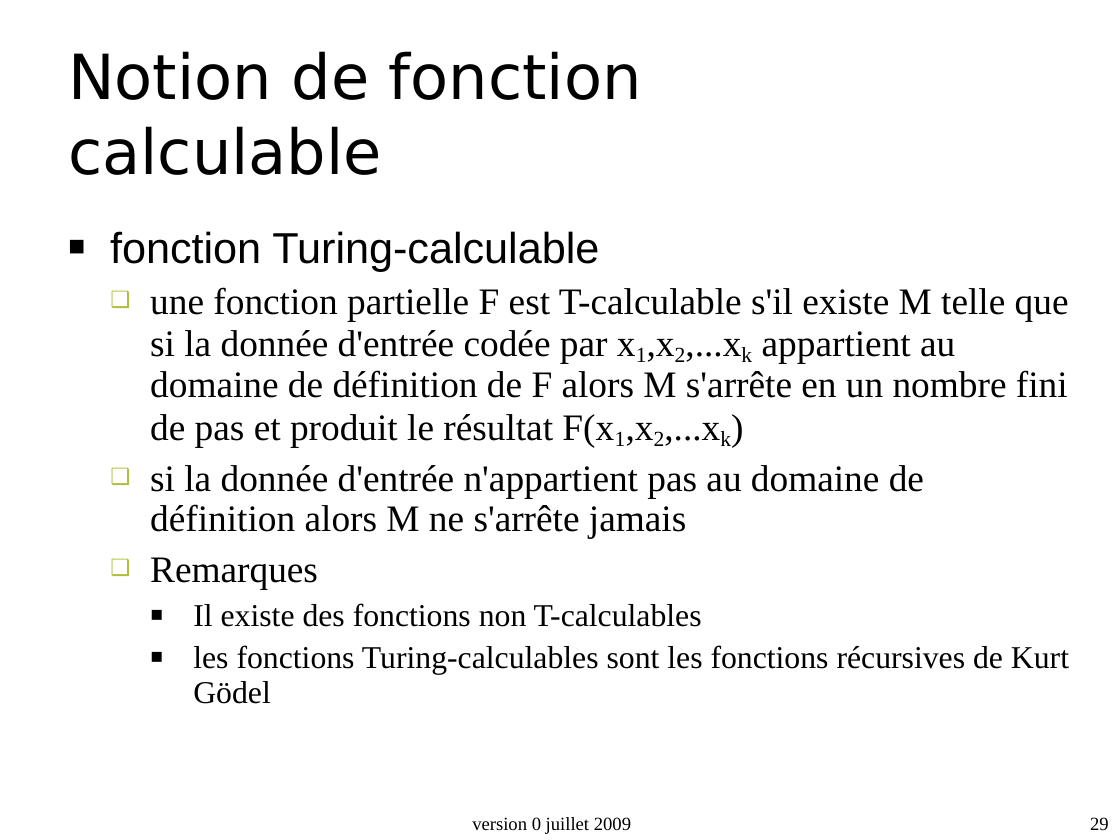
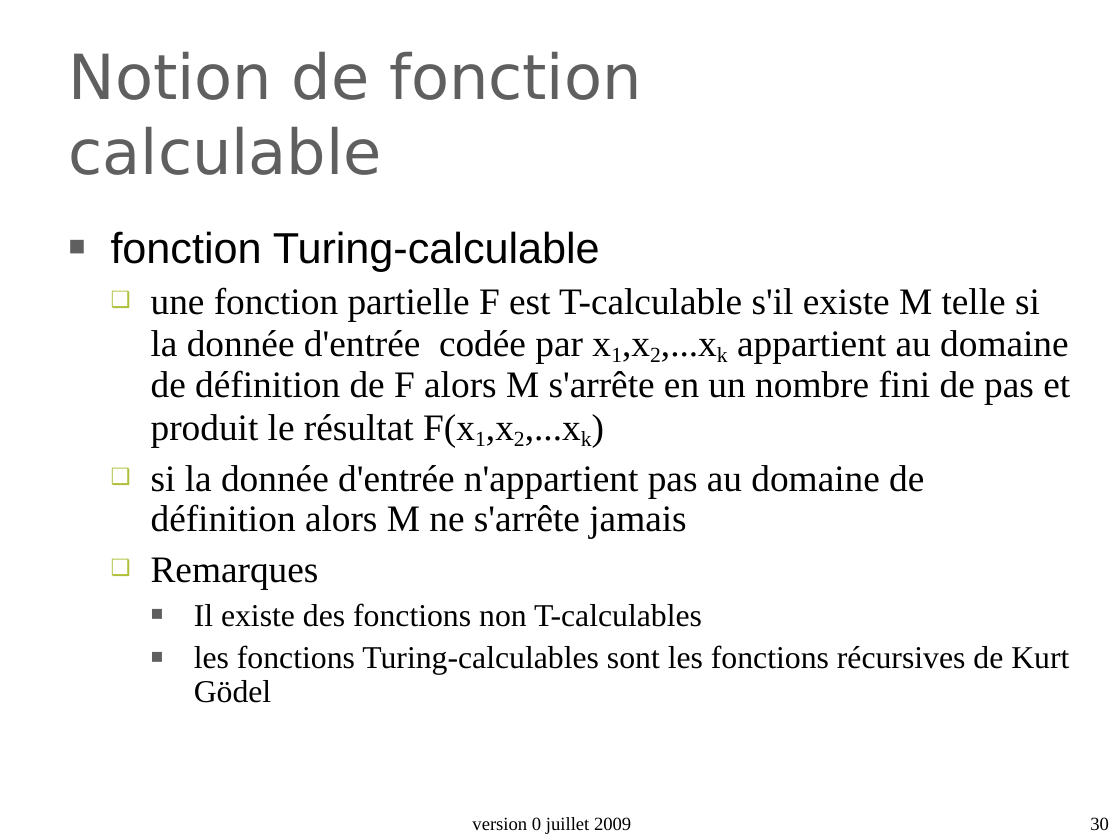
Before and after one commit to duanegris/texts, a slide deck: slide 30 of isi1/slides/2_architecture_machine.ppt (slide 29 before the commit). Drawn at 1120x840 pixels with LibreOffice and Linux fonts; fonts in the diff are those of the drawing; background and template pictures are left out. Boxes give left, top, right and bottom in pixels: in the first picture for what was removed or moved away, otherwise in the second. Text is boxed around its words. In the diff, an @@ line names an element or a change of style, - is before the commit and + after.

Commit message:
+ 2 slides logique/karnaugh

```diff
--- a/isi1/slides/2_architecture_machine.ppt
+++ b/isi1/slides/2_architecture_machine.ppt
@@ title "Notion de fonction calculable" at (x1=69, y1=51, x2=641, y2=175): text colour #000000 to #5F5F5F @@
@@ text at (x1=111, y1=231, x2=1069, y2=703): indent changed; bullet colour #000000 to #5F5F5F @@
@@ text at (x1=151, y1=287, x2=1070, y2=447): text changed @@
-  ❑ une fonction partielle F est T-calculable s'il existe M telle que si la donnée d'entrée codée par x1,x2,...xk appartient au domaine de définition de F alors M s'arrête en un nombre fini de pas et produit le résultat F(x1,x2,...xk)
+  ❑ une fonction partielle F est T-calculable s'il existe M telle si la donnée d'entrée codée par x1,x2,...xk appartient au domaine de définition de F alors M s'arrête en un nombre fini de pas et produit le résultat F(x1,x2,...xk)
@@ page number at (x1=1090, y1=817, x2=1109, y2=831): text changed @@
-29
+30
```
Also in this commit, not shown: 32 other slides changed, 6 slides added, 2 slides removed, 1 other file.
